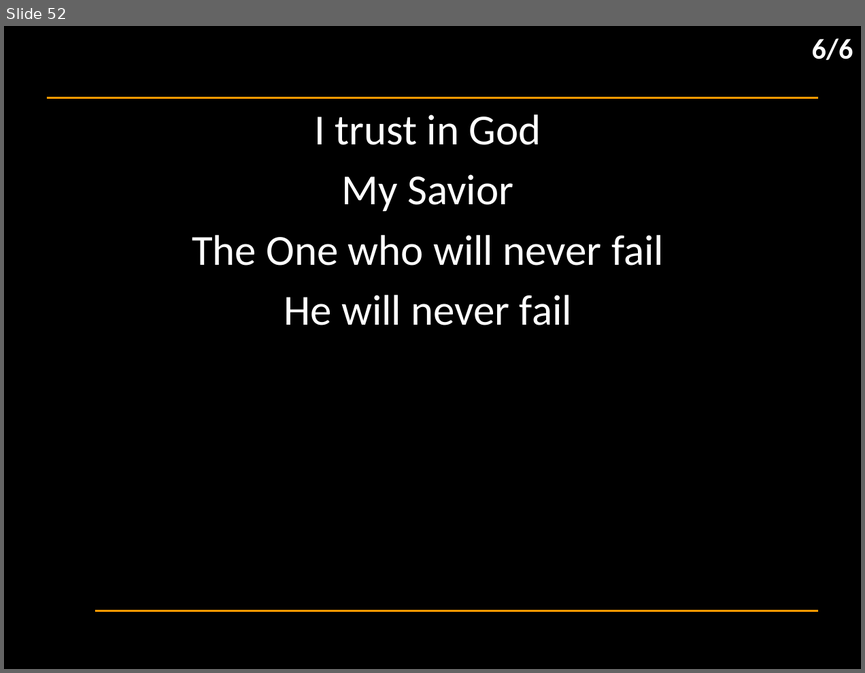
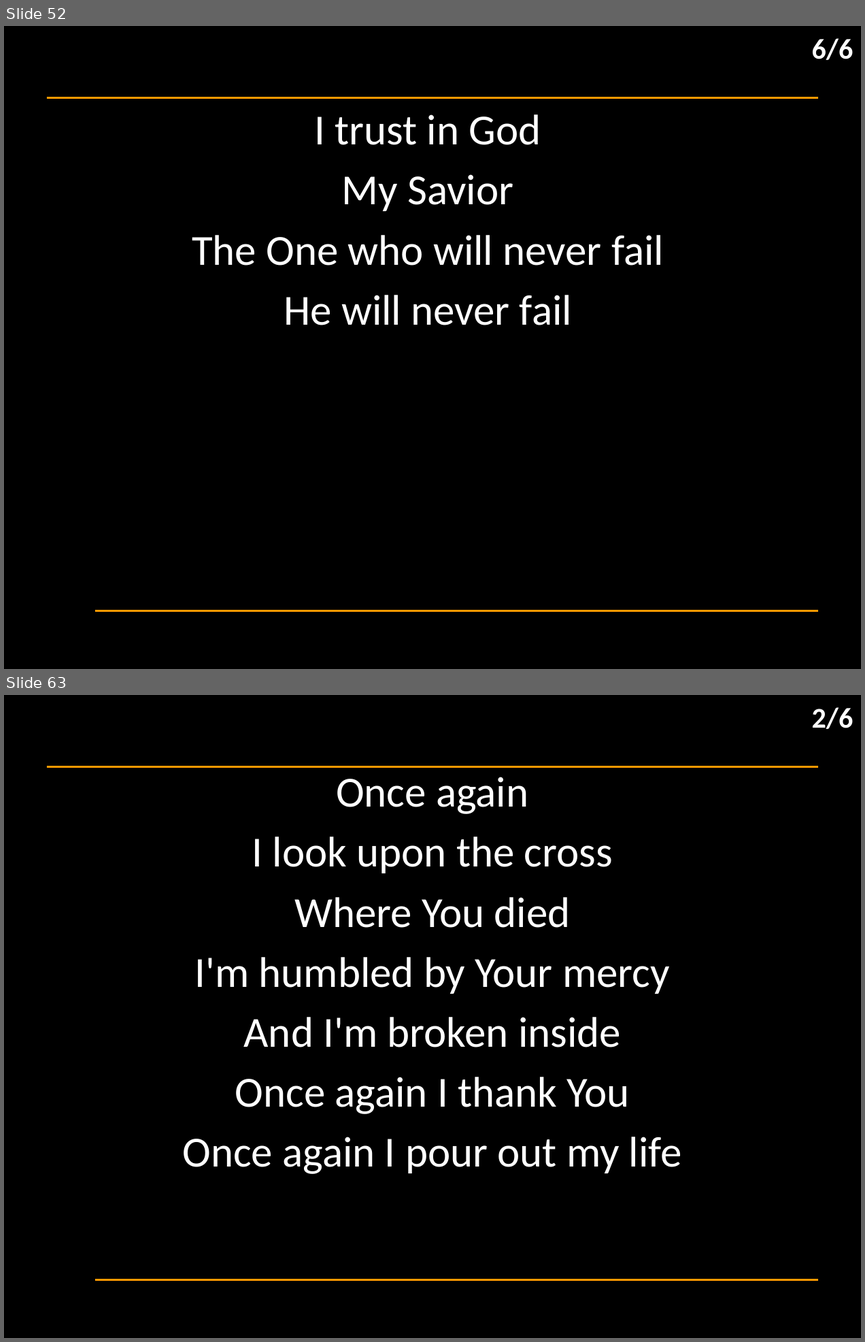
Before and after one commit to hoo-are-ya/worship, a slide deck: docs/songs_2024-09-22.pptx. Shown one above the other, each under a label of ours: slide 52 before the commit, slides 52 and 63 after it; the slides between them are not shown. The pictures are 865x673 and 865x1342 pixels, drawn with LibreOffice and Linux fonts; fonts in the diff are those of the drawing; background and template pictures are left out. Boxes give left, top, right and bottom in pixels: in the first picture for what was removed or moved away, otherwise in the second. Text is boxed around its words. In the diff, an @@ line names an element or a change of style, - is before the commit and + after.

```diff
--- a/docs/songs_2024-09-22.pptx
+++ b/docs/songs_2024-09-22.pptx
@@ slide 63 added at (4,695,861,1338), background #000000; not listed: 2 template elements that a slide beside it also shows @@
@@ text added at (812,707,853,729), 24 pt, text #FFFFFF, bold @@
+2/6
@@ subtitle added at (183,777,682,1174), 36 pt, text #FFFFFF @@
+Once again
+I look upon the cross
+Where You died
+I'm humbled by Your mercy
+And I'm broken inside
+Once again I thank You
+Once again I pour out my life
```
Also in this commit, not shown: 1 slide changed, 14 other slides added, 1 slide removed, 2 other files.
